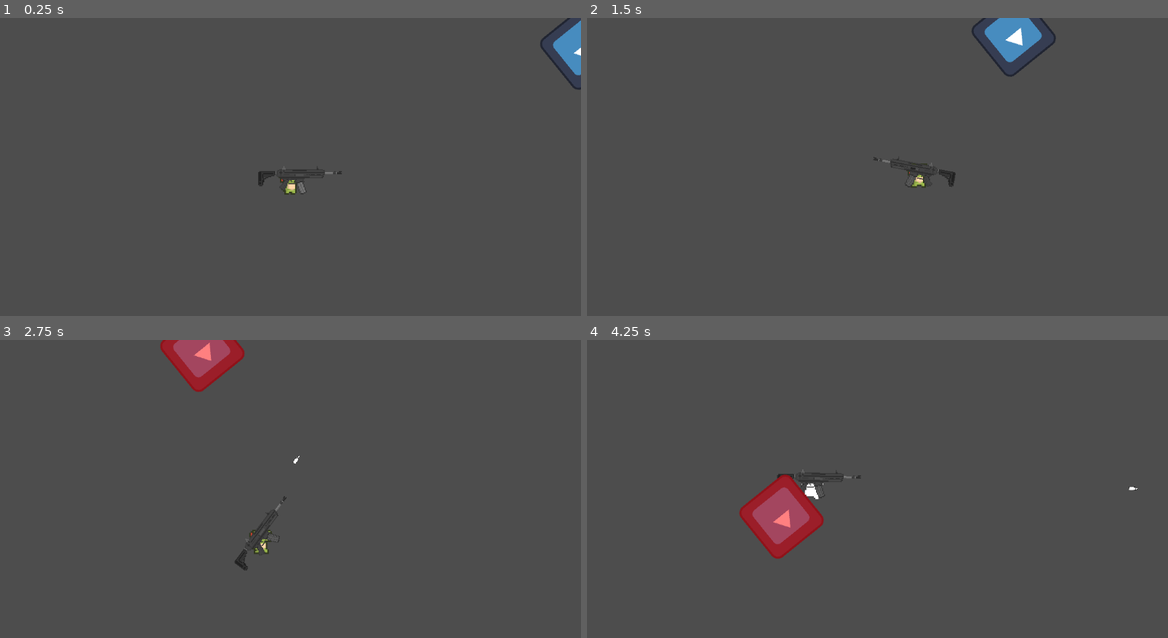
Above: before the commit, frames 1-4 (two rows, left to right).
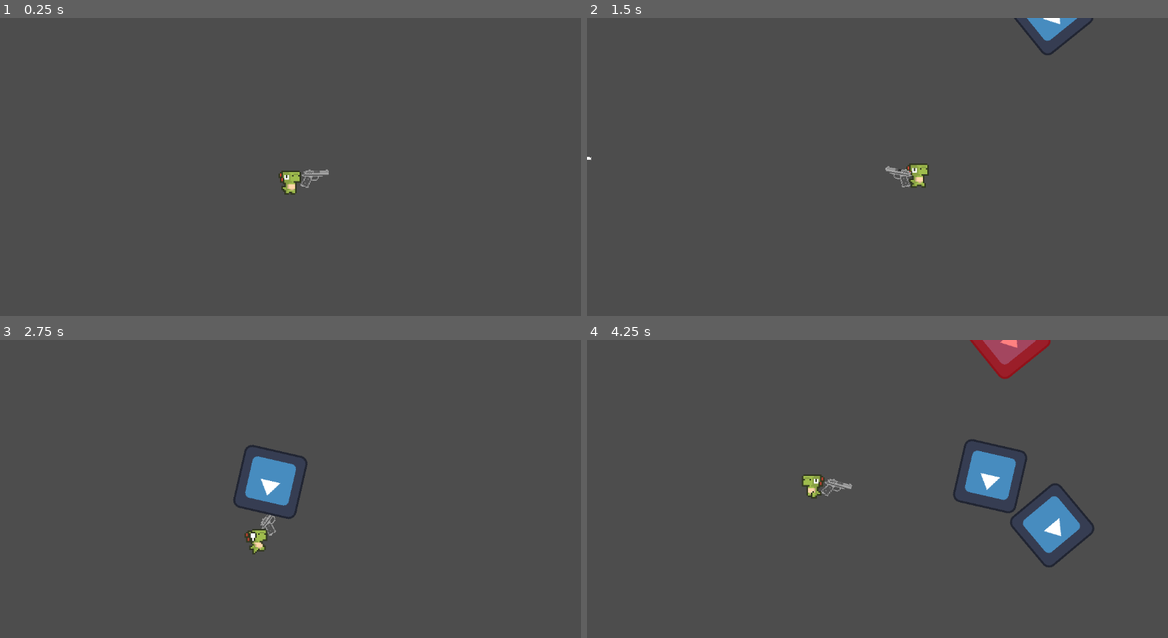
Above: after the commit, the same moments.

Repository: iknizzz1807/testGame
Game: Godot game, scene res://scenes/game.tscn
Two runs of this game, one before a commit and one after it. Both use one fixed random seed, a clock stepped at 60 frames per second and the inputs below. The engine's default icon, where the game draws it, is replaced by a stand-in: a white triangle on a blue panel in a dark square.
Inputs (mouse positions are in pixels of both pictures, inside the frame that each line leads up to):
- Up to frame 1 (0.25 s): no input
- Up to frame 2 (1.5 s): move the mouse to (1005, 164) at 0.52 s; press the mouse at (1005, 164) at 0.53 s; hold D (moveRight) 0.53-1.28 s; move the mouse to (761, 196) at 1.27 s; release the mouse at (761, 196) at 1.28 s; hold S (moveDown) from 1.28 s (still down); click (761, 196) at 1.35 s
- Up to frame 3 (2.75 s): move the mouse to (348, 432) at 2.02 s; release S (moveDown) at 2.03 s; press the mouse at (348, 432) at 2.03 s; hold D (moveRight) from 2.03 s (still down)
- Up to frame 4 (4.25 s): move the mouse to (848, 569) at 2.77 s; release D (moveRight) at 2.78 s; release the mouse at (848, 569) at 2.78 s; hold W (moveUp) 2.78-3.53 s; click (848, 569) at 2.85 s; move the mouse to (1051, 551) at 3.52 s; press the mouse at (1051, 551) at 3.53 s; hold A (moveLeft) from 3.53 s (still down)

The runs differ from the first frame. In frame 1, 1.0% of the frame differs, in the area x 44-100%, y 0-60%; in frame 2, 1.9%; in frame 3, 3.5%; in frame 4, 6.6%, in the area x 26-95%, y 0-77%.

Commit message:
Add player die

Diff:
--- a/prefabs/player.tscn
+++ b/prefabs/player.tscn
@@ -1,10 +1,9 @@
-[gd_scene load_steps=24 format=3 uid="uid://b8thr11yjtsdy"]
+[gd_scene load_steps=23 format=3 uid="uid://b8thr11yjtsdy"]
 
 [ext_resource type="Script" path="res://scripts/player.gd" id="1_nchtj"]
 [ext_resource type="Shader" path="res://shader/flash.gdshader" id="2_3liv7"]
 [ext_resource type="Texture2D" uid="uid://drfamii7pxoh" path="res://sprites/player/DinoSprites - vita.png" id="2_rr7v6"]
 [ext_resource type="PackedScene" uid="uid://c0f5ast5hqdga" path="res://prefabs/gun.tscn" id="3_tw1ej"]
-[ext_resource type="Resource" uid="uid://b683ulmkfq678" path="res://resources/guns/assault_rifle/gun_assault_rifle.tres" id="5_edvfs"]
 
 [sub_resource type="ShaderMaterial" id="ShaderMaterial_rvdph"]
 shader = ExtResource("2_3liv7")
@@ -150,7 +149,6 @@
 disabled = true
 
 [node name="Gun" parent="." instance=ExtResource("3_tw1ej")]
-type = ExtResource("5_edvfs")
 
 [node name="AnimationTree" type="AnimationTree" parent="."]
 tree_root = SubResource("AnimationNodeStateMachine_xx4dj")
--- a/scenes/game.tscn
+++ b/scenes/game.tscn
@@ -33,4 +33,6 @@
 position = Vector2(-623, -379)
 rotation = -0.00490593
 
+[connection signal="dieEvent" from="Player" to="." method="_on_player_die_event"]
 [connection signal="shootEvent" from="Player" to="Camera2D" method="_on_player_shoot_event"]
+[connection signal="timeout" from="MobTimer" to="." method="_on_mob_timer_timeout"]
--- a/scripts/enemy.gd
+++ b/scripts/enemy.gd
@@ -21,7 +21,7 @@
 	velocity += knockbackStrength;
 	knockbackStrength = Vector2.ZERO;
 	move_and_collide(velocity * delta)
-	print(HP);
+	#print(HP);
 
 
 func knockback(dir: Vector2) -> void:
--- a/scripts/game.gd
+++ b/scripts/game.gd
@@ -5,7 +5,6 @@
 
 # Called when the node enters the scene tree for the first time.
 func _ready():
-	_on_mob_timer_timeout();
 	pass # Replace with function body.
 
 
@@ -29,3 +28,10 @@
 
 	# Spawn the mob by adding it to the Main scene.
 	add_child(mob)
+
+
+func _on_player_die_event():
+	# Game over
+	Engine.time_scale = 0; # Stop the entire game with no exception
+	get_tree().paused = true; # Stop only the physics in the game
+	pass # Replace with function body.
--- a/scripts/player.gd
+++ b/scripts/player.gd
@@ -18,6 +18,7 @@
 @export var KNOCKBACK_STRENGTH : float = 200;
 var knockbackStrength : Vector2 = Vector2.ZERO;
 var HP : int = 5;
+signal dieEvent;
 
 func _ready():
 	pass
@@ -25,7 +26,6 @@
 func get_input():
 	var input_direction = Input.get_vector("moveLeft", "moveRight", "moveUp", "moveDown");
 	velocity = input_direction * speed;
-
 
 func _physics_process(_delta):
 	if (state != PlayerState.hit):
@@ -53,12 +53,13 @@
 
 func die() -> void:
 	print("You died");
-	get_tree().paused = true;
+	dieEvent.emit();
 
-#func takeDamage(damage) ->void:
-	#HP -= damage;
-	#if(HP <= 0):
-		#die();
+func takeDamage(damage) ->void:
+	#print("You took damage");
+	HP -= damage;
+	if(HP <= 0):
+		die();
 
 func flash()->void:
 	sprite.material.set_shader_parameter("flash_value", 1);
@@ -67,14 +68,13 @@
 
 func _on_area_2d_body_entered(body):
 	if (body != null) and (body is Enemy):
-		#await get_tree().create_timer(0.2).timeout;
 		flash();
 		state = PlayerState.hit;
 		animator.get("parameters/playback").travel("hit");
 		knockback((position - body.position));
+		takeDamage(1); # Change this
 		await get_tree().create_timer(0.4).timeout;
 		state = PlayerState.idle;
-		#takeDamage(1);
 
 func knockback(dir: Vector2) -> void:
 	knockbackStrength += dir.normalized() * KNOCKBACK_STRENGTH;
